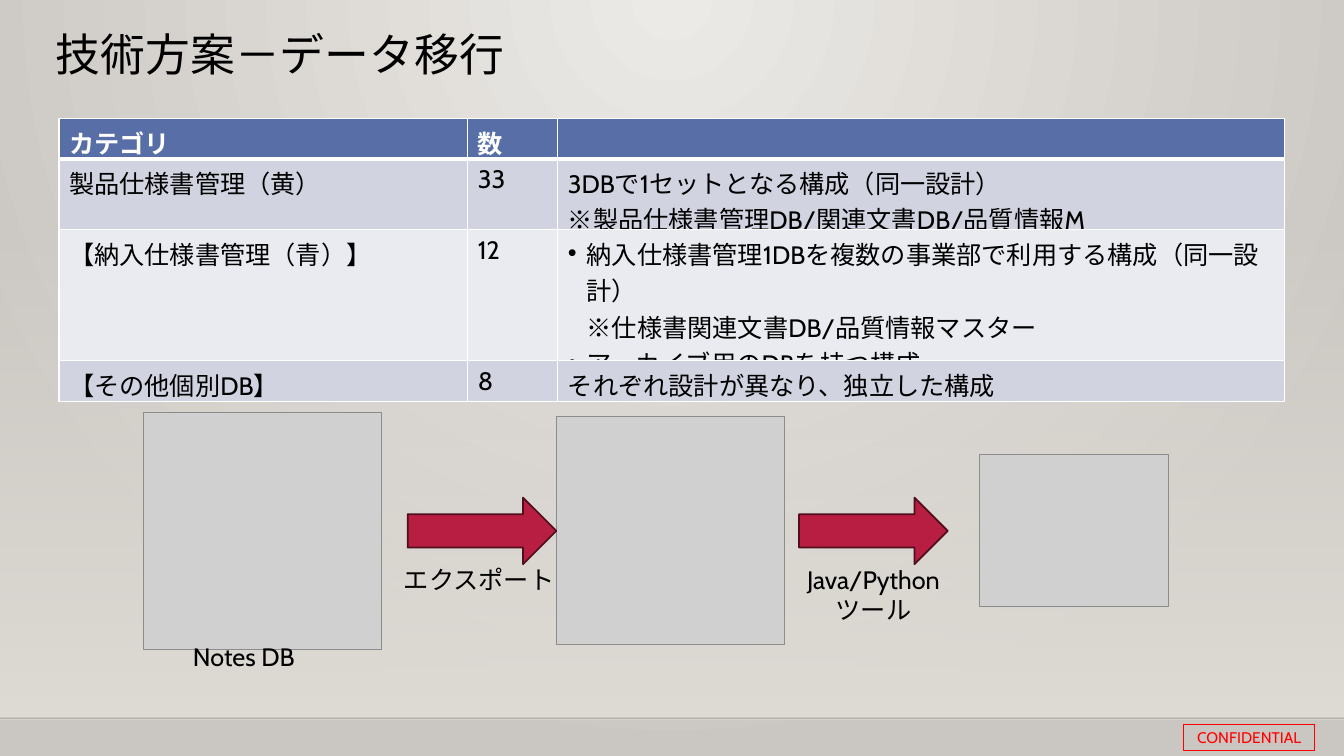
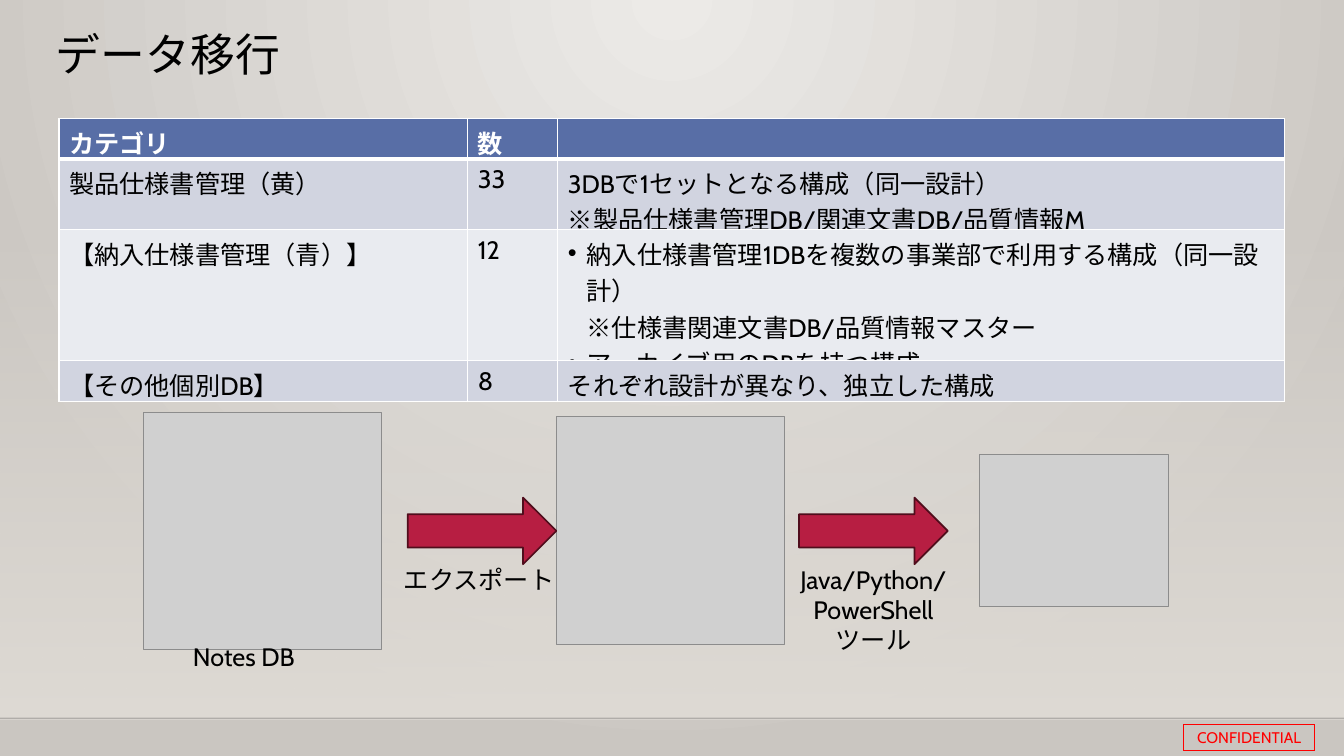
Before and after one commit to 0494938/Notes--CMS-Online, a slide deck: slide 15 of Notesアプリ刷新プロジェクト提案見積もり.pptx. Drawn at 1344x756 pixels with LibreOffice and Linux fonts; fonts in the diff are those of the drawing; grey boxes stand for pictures; background and template pictures are left out. Boxes give left, top, right and bottom in pixels: in the first picture for what was removed or moved away, otherwise in the second. Text is boxed around its words. In the diff, an @@ line names an element or a change of style, - is before the commit and + after.

```diff
--- a/Notesアプリ刷新プロジェクト提案見積もり.pptx
+++ b/Notesアプリ刷新プロジェクト提案見積もり.pptx
@@ title at [56, 33, 280, 75]: text changed @@
-技術方案－データ移行
+データ移行
@@ text at [800, 570, 946, 620]: text changed @@
-Java/Python
+Java/Python/PowerShell
```
Also in this commit, not shown: 14 other slides changed, 7 slides added, 2 slides removed, 2 other files.
